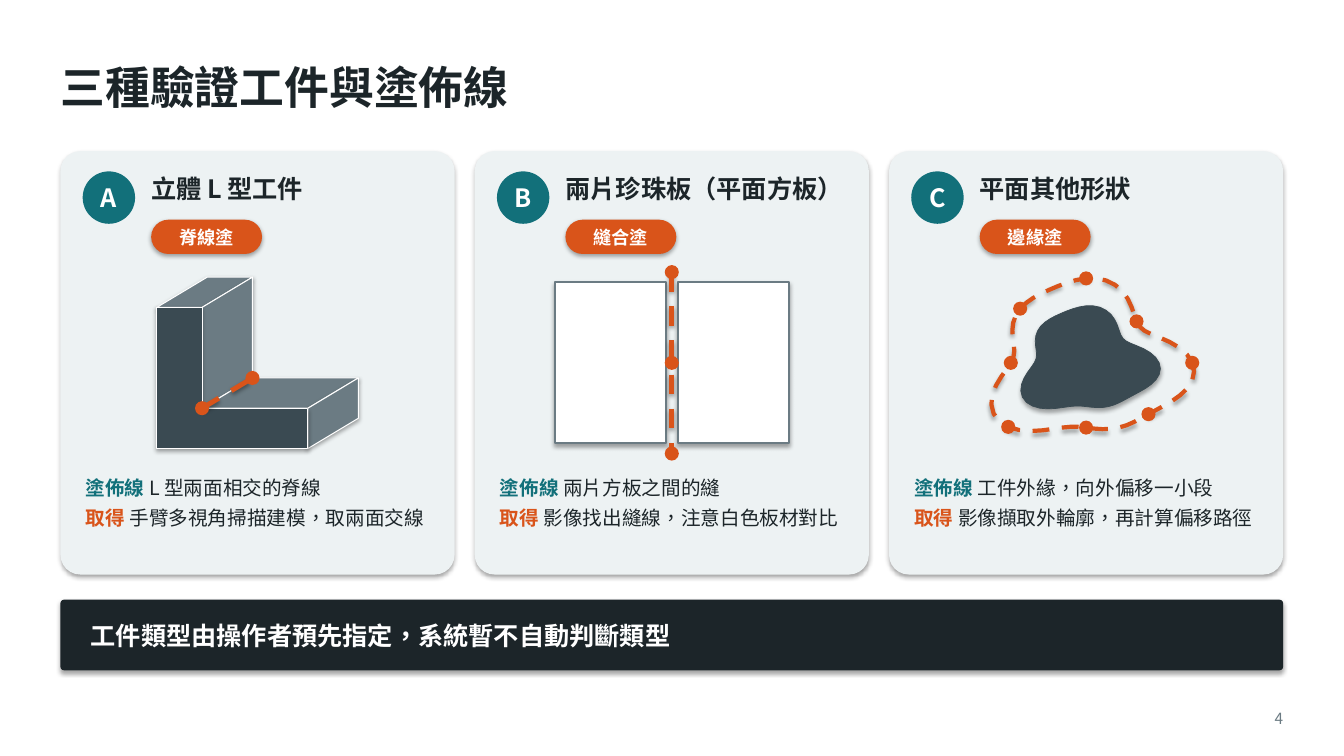
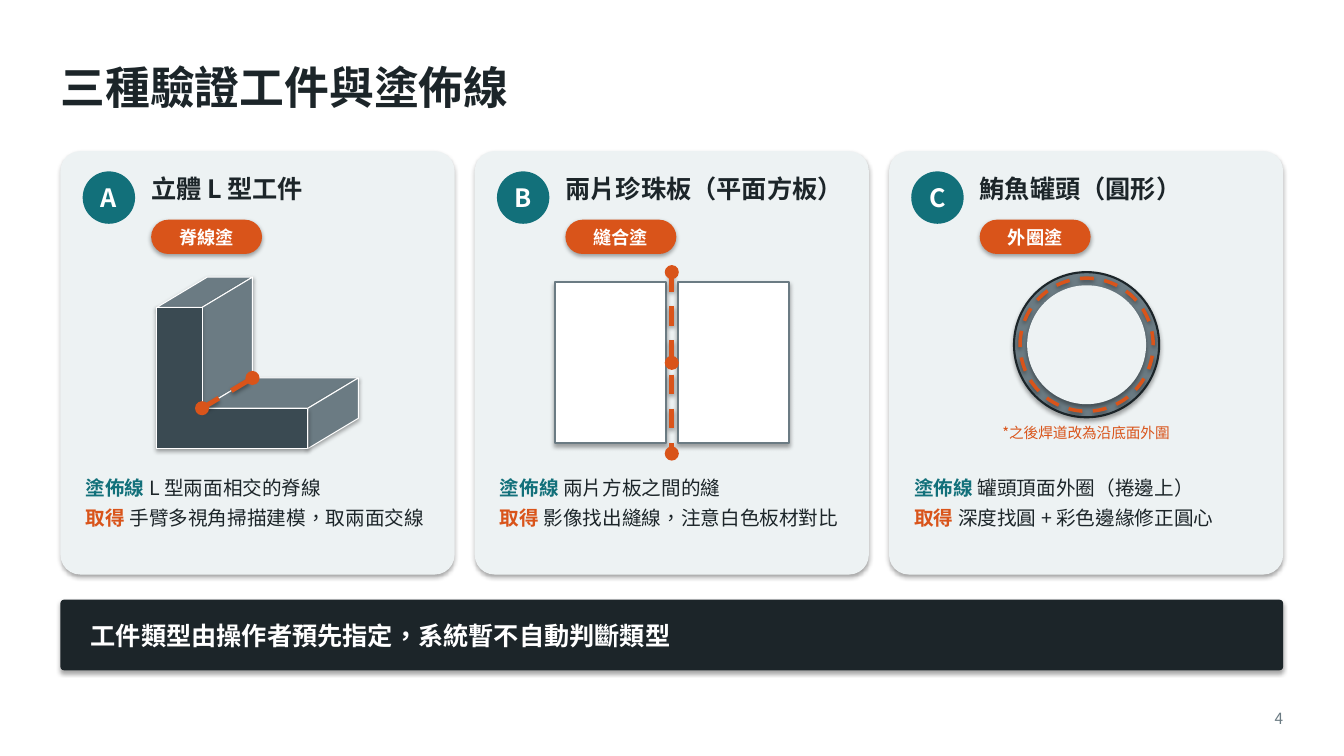
Before and after one commit to Rayyang800/PBL-path-planning, a slide deck: slide 4 of PBL專題規劃報告_三種工件版.pptx. Drawn at 1344x756 pixels with LibreOffice and Linux fonts; fonts in the diff are those of the drawing. Boxes give left, top, right and bottom in pixels: in the first picture for what was removed or moved away, otherwise in the second. Text is boxed around its words. In the diff, an @@ line names an element or a change of style, - is before the commit and + after.

```diff
--- a/PBL專題規劃報告_三種工件版.pptx
+++ b/PBL專題規劃報告_三種工件版.pptx
@@ text at box(980, 176, 1182, 201): text changed @@
-平面其他形狀
+鮪魚罐頭（圓形）
@@ text in rounded rectangle at box(1008, 228, 1062, 246): text changed @@
-邊緣塗
+外圈塗
@@ freeform shape removed at box(991, 278, 1194, 431) @@
@@ ellipse added at box(1014, 272, 1159, 417), fill #6B7B83, outline #1C2529 1.5 pt @@
@@ ellipse added at box(1020, 278, 1153, 411), outline #D9541A 2.5 pt dashed @@
@@ ellipse added at box(1027, 285, 1146, 404), fill #EDF2F3 @@
@@ ellipse removed at box(1080, 271, 1094, 285) @@
@@ ellipse removed at box(1013, 301, 1027, 316) @@
@@ freeform shape removed at box(1021, 306, 1162, 408) @@
@@ ellipse removed at box(1130, 315, 1144, 329) @@
@@ ellipse removed at box(1004, 356, 1018, 370) @@
@@ ellipse removed at box(1186, 356, 1200, 370) @@
@@ ellipse removed at box(1141, 407, 1155, 421) @@
@@ ellipse removed at box(1001, 420, 1015, 435) @@
@@ text added at box(1002, 425, 1169, 440), 10.5 pt, text #D9541A @@
+*之後焊道改為沿底面外圍
@@ ellipse removed at box(1080, 420, 1094, 435) @@
@@ text at box(914, 478, 1213, 527): text changed @@
-塗佈線 工件外緣，向外偏移一小段
-取得 影像擷取外輪廓，再計算偏移路徑
+塗佈線 罐頭頂面外圈（捲邊上）
+取得 深度找圓 + 彩色邊緣修正圓心
```
Also in this commit, not shown: 18 other slides changed, 12 slides added, 3 slides removed, 12 other files.
